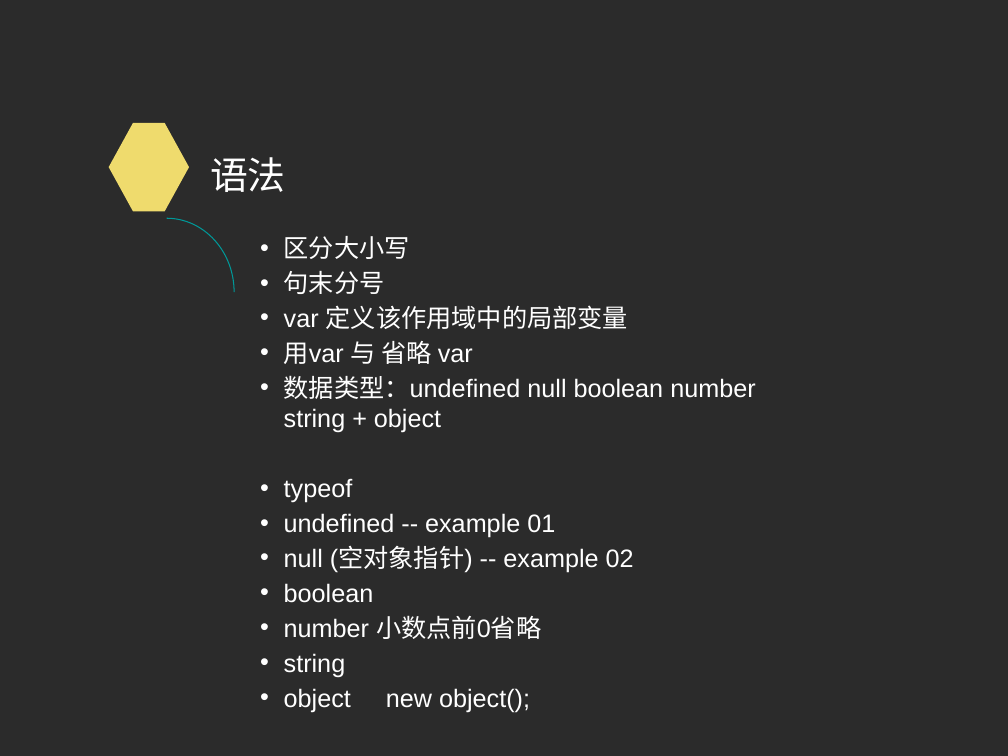
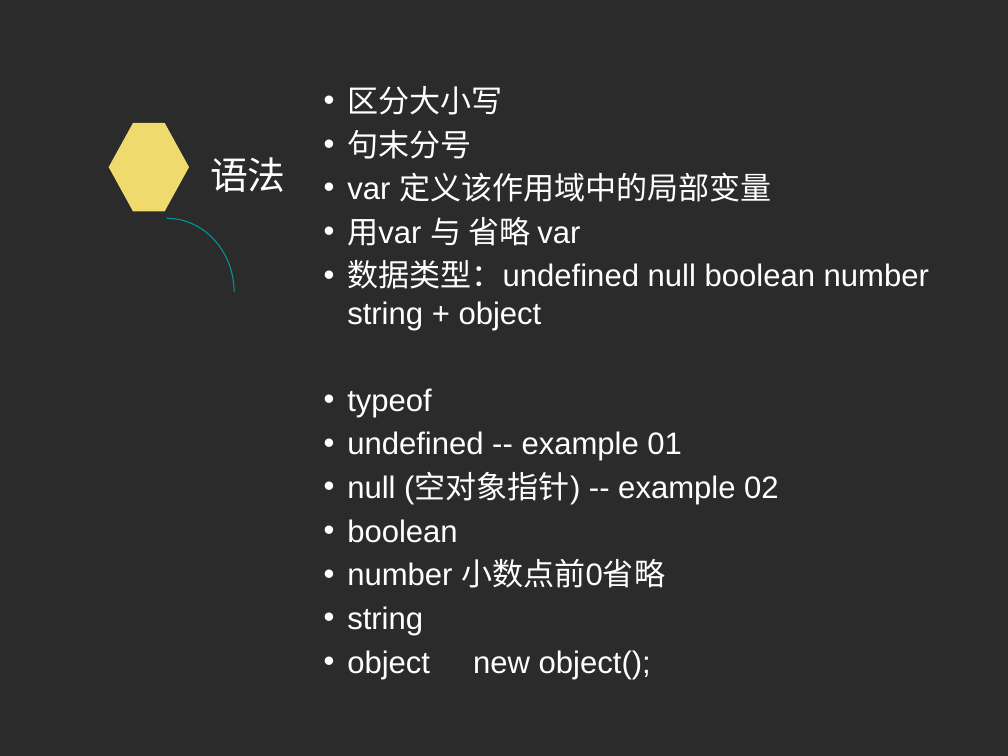
Before and after one commit to NJUPT-CAST/Computer, a slide deck: slide 4 of web/7.js grunt gulp webpack/2016上学期第一次课.ppt. Drawn at 1008x756 pixels with LibreOffice and Linux fonts; fonts in the diff are those of the drawing; background and template pictures are left out; a plain dark background stands for a picture behind light text. Boxes give left, top, right and bottom in pixels: in the first picture for what was removed or moved away, otherwise in the second. Text is boxed around its words. In the diff, an @@ line names an element or a change of style, - is before the commit and + after.

```diff
--- a/web/7.js grunt gulp webpack/2016上学期第一次课.ppt
+++ b/web/7.js grunt gulp webpack/2016上学期第一次课.ppt
@@ text "区分大小写": place and size @@
-text "区分大小写" at box(284, 236, 755, 712)
+text "区分大小写" at box(347, 86, 929, 679)
@@ text "区分大小写" at box(347, 86, 929, 679): size 18 to 22.2 pt; more space between paragraphs @@
```
Also in this commit, not shown: 5 other slides changed, 1 other file.
